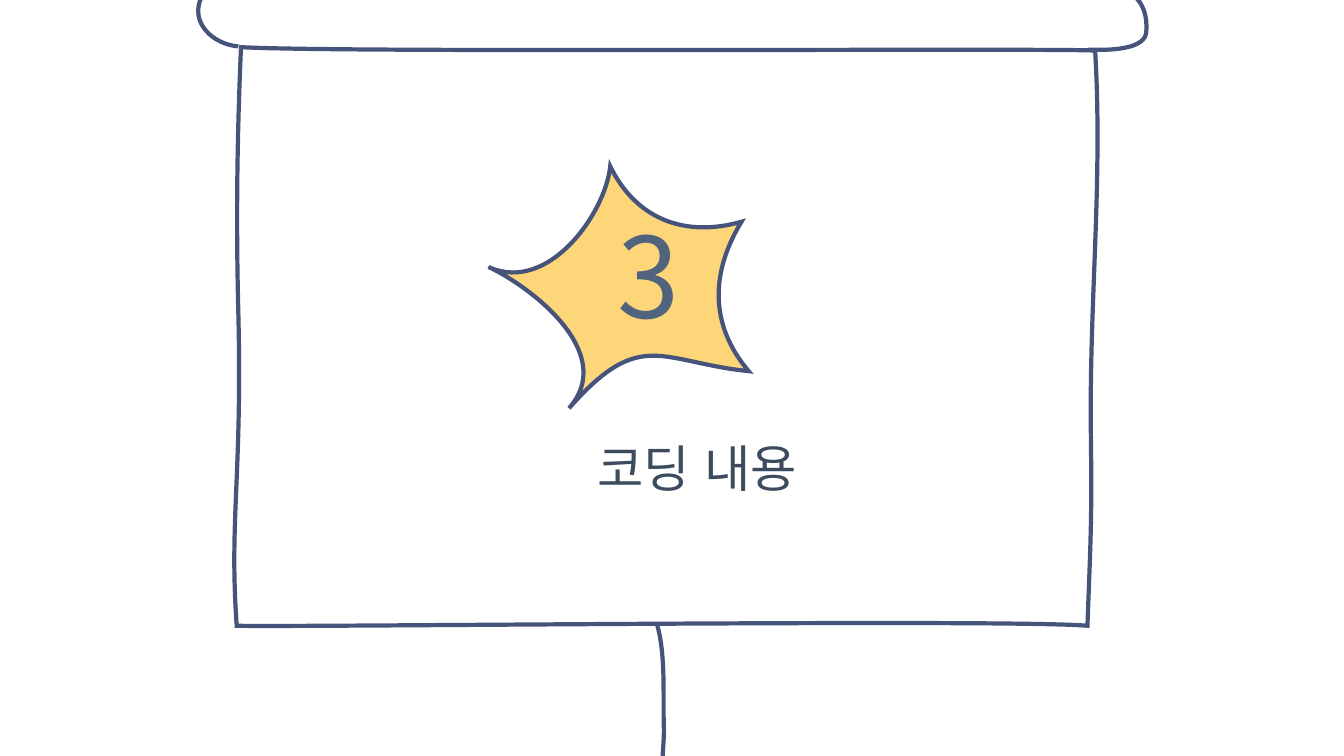
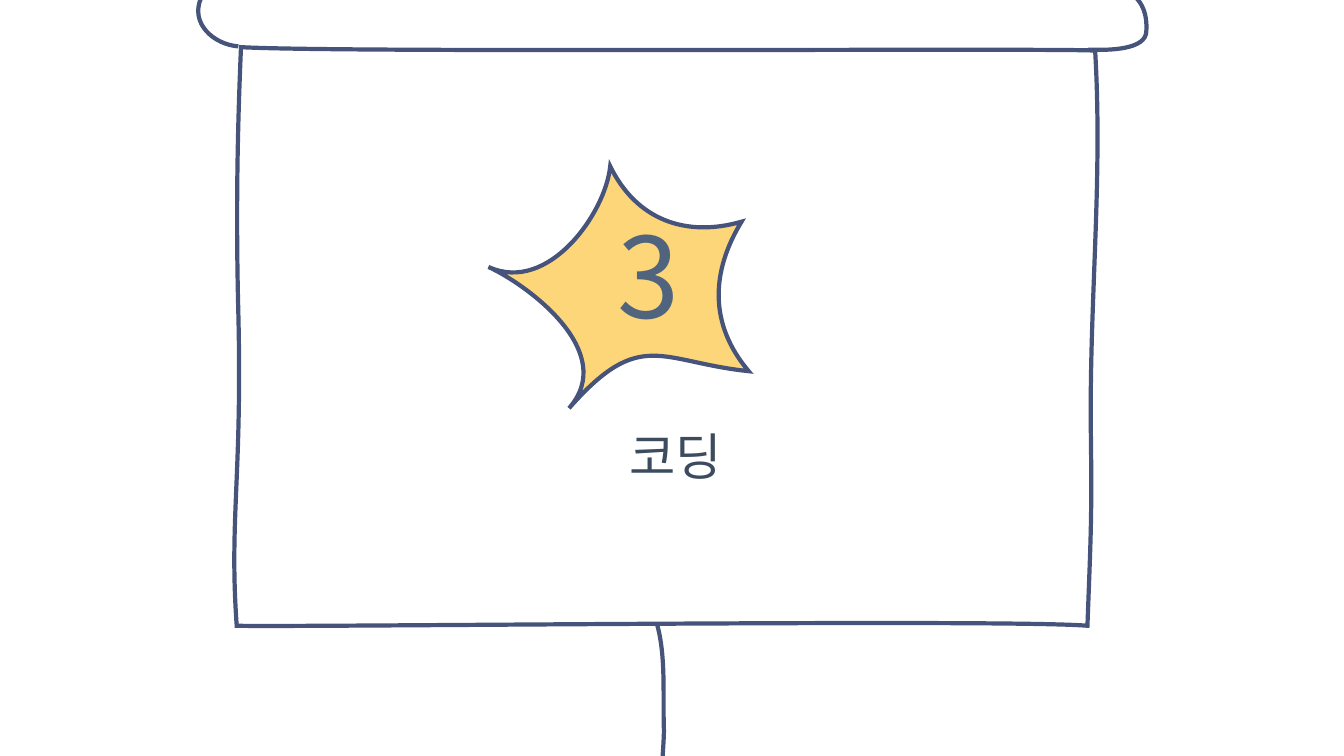
Before and after one commit to soyeon0730/-, a slide deck: slide 10 of 코로나 정보 검색엔진.pptx (slide 7 before the commit). Drawn at 1344x756 pixels with LibreOffice and Linux fonts; fonts in the diff are those of the drawing; background and template pictures are left out. Boxes give left, top, right and bottom in pixels: in the first picture for what was removed or moved away, otherwise in the second. Text is boxed around its words. In the diff, an @@ line names an element or a change of style, - is before the commit and + after.

```diff
--- a/코로나 정보 검색엔진.pptx
+++ b/코로나 정보 검색엔진.pptx
@@ text at (629, 433, 722, 479): text changed @@
-코딩 내용
+코딩
```
Also in this commit, not shown: 2 other slides changed, 3 slides added.
